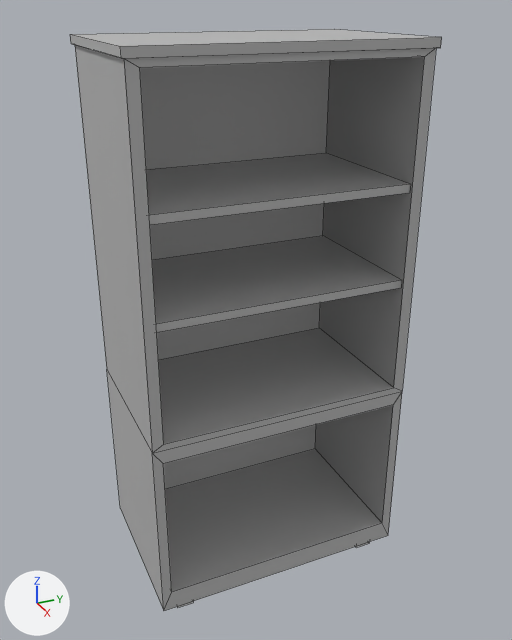
Before and after pictures for a commit that changed the FBX model Assets/3d Assets/Cabinet1.fbx.
Before and after are seen from a 50 mm lens placed at (8.19, -1.89, 8.42), pointed at (-0.6, 2.06, 4.03). Arrows for +X, +Y and +Z are at lower left; the lights stay in place. Mesh edges are drawn as thin lines. Where no turn or scale is listed for an object, it has been applied to the vertices.

Objects in the first picture: 'Cabinet1'.
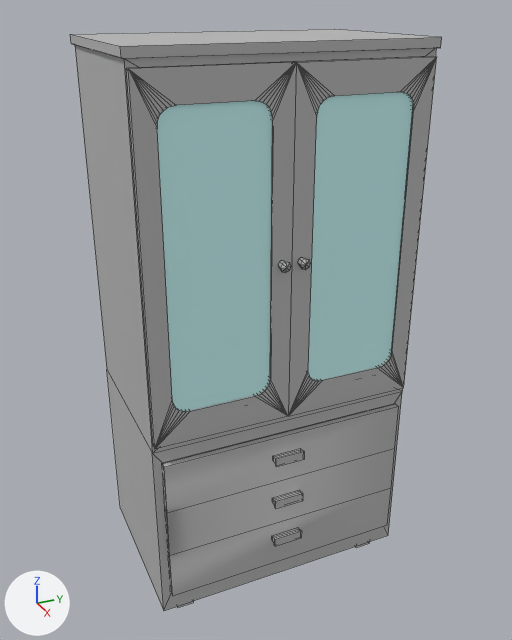
Location of each change, [x1, y1, x2, y2] in pixels of the pictures (512 x 640 px):
part 1 of me_mesh, added
    after: [127, 56, 437, 596]

The change in detail:
Material 'Glass' (mat_glass) is new.
Its base color is (0.622, 1.0, 1.0) (cyan #cfffff).
Its roughness is 0.749.
me_mesh is used by ob_cabinet1; location (0.0, 0.0, 0.0).
me_mesh had 84 vertices, 56 faces and spanned x -1.98..0.63, y 0.01..3.99, z 0.0..7.96.
me_mesh now has 378 vertices, 385 faces and spans x -1.98..0.79, y 0.01..3.99, z 0.0..7.96.
Part 1, on me_mesh:
158 vertices are added at x -1.72..0.79, y 0.07..3.93, z 0.51..7.74.
70 new vertices lie (0.07, 0.0, 0.0) away from vertices in x 0.58, y 0.07..3.93, z 3.08..7.74.
24 new vertices lie (0.0, 0.44, 0.0) away from vertices in x 0.66..0.79, y 1.76, z 0.95..2.52.
16 new vertices lie (0.0, 0.0, 0.76) away from vertices in x -1.72..0.67, y 0.17..3.86, z 0.51..2.02.
6 new vertices lie (-2.13, 0.0, 0.0) away from vertices in x 0.49, y 0.29..3.74, z 1.27..2.78.
12 new vertices lie (0.0, 0.0, -0.66) away from vertices in x -1.64..0.49, y 0.29..3.74, z 1.27..2.78.
8 new vertices lie (0.0, 1.41, 0.0) away from vertices in x 0.6..0.62, y 0.32..2.26, z 3.4..7.37.
325 new faces join them, mat_lambert1 (grey #bcbcbc).
4 new faces join them, mat_glass (cyan #cfffff).
me_mesh now uses material mat_glass (cyan #cfffff).
